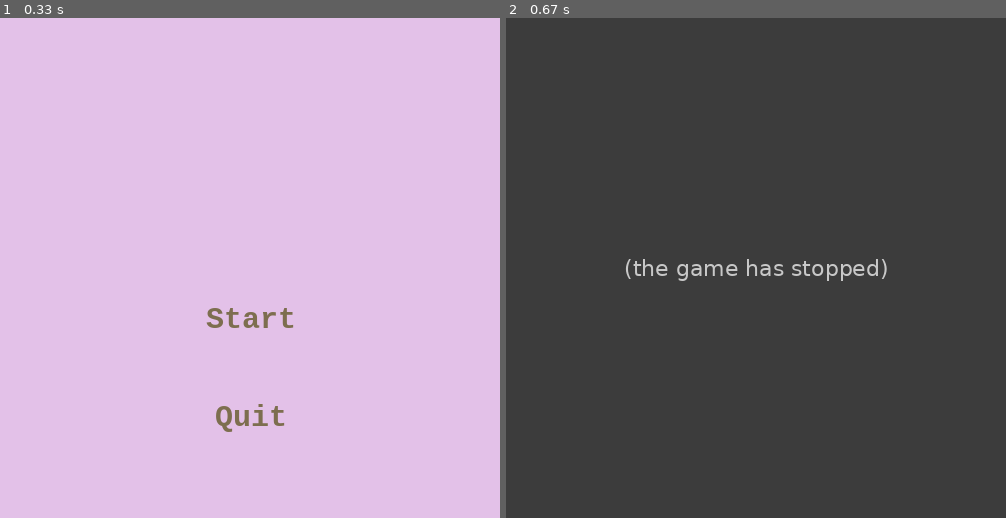
Above: before the commit, frames 1-2 (left to right).
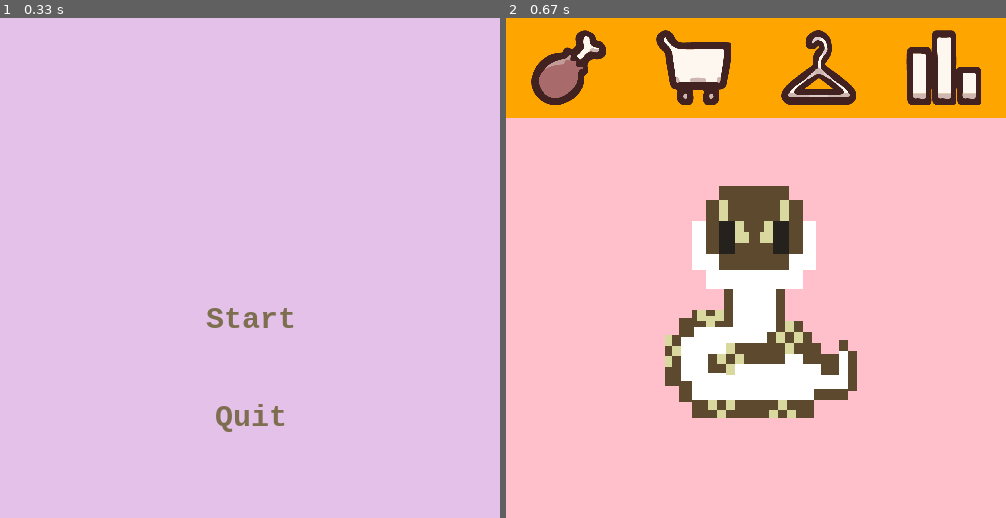
Above: after the commit, the same moments.

Repository: sammack3252/pygame
Game: pygame game, started from main.py
The game is run twice, just before and just after one commit, with the same random seed, the same clock (stepped at 60 frames per second) and the same inputs.
Inputs (mouse positions are in pixels of both pictures, inside the frame that each line leads up to):
- Up to frame 1 (0.33 s): no input
- Up to frame 2 (0.67 s): click (756, 318) at 0.38 s

Frame 1 is identical in both runs. In frame 2, 100% of the frame differs, in the area x 0-100%, y 0-100%.
Error before the commit: AttributeError: 'Game' object has no attribute 'foodIcon' (main.py line 192); the game stopped at 0.43 s (later frames are placeholders)

Commit message:
ok now it officially runs
i dont even know how or why this was broken 😭

Diff:
--- a/main.py
+++ b/main.py
@@ -32,11 +32,7 @@
         """
         self.mouse_over = False #indicates if the mouse is over the element
         #create the default image
-def create_surface_with_text(text, font_size, text_rgb, bg_rgb):
-    #returns surface with text written on
-    font = pygame.freetype.SysFont("Courier", font_size, bold=True)
-    surface, _ = font.render(text=text, fgcolor=text_rgb, bgcolor=bg_rgb)
-    return surface.convert_alpha()
+
 class UIElement(Sprite):
     #a user interface element that can be added to a surface
     def __init__(self, center_position, text, font_size, bg_rgb, text_rgb, action=None):
@@ -87,13 +83,13 @@
         #draws element onto a surface
         surface.blit(self.image, self.rect)
 
-# class Button:
-#     def __init__(self, x, y, image_name):
-#         self.x = x
-#         self.y = y
-#         self.image = image_name
-#         self.rect = self.image.get_rect()
-#         self.image_rect = pygame.Rect(x - self.rect.width/2, y - self.rect.height/2, self.rect.width, self.rect.height)
+class Button:
+    def __init__(self, x, y, image_name):
+        self.x = x
+        self.y = y
+        self.image = image_name
+        self.rect = self.image.get_rect()
+        self.image_rect = pygame.Rect(x - self.rect.width/2, y - self.rect.height/2, self.rect.width, self.rect.height)
 
 def main():
     pygame.init()
@@ -164,36 +160,39 @@
         pygame.display.set_caption("Python Pal")
         self.clock_tick = 60
         self.clock = pygame.time.Clock()
+
+
         #icons
-        #food_surface = pygame.Surface((75, 75))
         foodIcon = pygame.image.load(os.path.join(scriptDir, "graphics", "Icon_Food.png"))
         foodIcon = pygame.transform.scale(foodIcon, (75, 75))
-        food_rect = foodIcon.get_rect()
-
-        # cartIcon = pygame.image.load(os.path.join(scriptDir, "graphics", "Icon_Cart.png"))
-        # cartIcon = pygame.transform.scale(cartIcon, (75, 75))
-        # self.cart_button = Button((self.width/8 * 3), self.buttons_bar_height/2, cartIcon)
-        # hangerIcon = pygame.image.load(os.path.join(scriptDir, "graphics", "Icon_Hanger.png"))
-        # hangerIcon = pygame.transform.scale(hangerIcon, (75, 75))
-        # self.hanger_button = Button((self.width/8 * 5), self.buttons_bar_height/2, hangerIcon)
-        # statsIcon = pygame.image.load(os.path.join(scriptDir, "graphics", "Icon_Stats.png"))
-        # statsIcon = pygame.transform.scale(statsIcon, (75, 75))
-        # self.stats_button = Button((self.width/8 * 7), self.buttons_bar_height/2, statsIcon)
+        self.food_button = Button((self.width/8), self.buttons_bar_height/2, foodIcon)
+
+        cartIcon = pygame.image.load(os.path.join(scriptDir, "graphics", "Icon_Cart.png"))
+        cartIcon = pygame.transform.scale(cartIcon, (75, 75))
+        self.cart_button = Button((self.width/8 * 3), self.buttons_bar_height/2, cartIcon)
+
+        hangerIcon = pygame.image.load(os.path.join(scriptDir, "graphics", "Icon_Hanger.png"))
+        hangerIcon = pygame.transform.scale(hangerIcon, (75, 75))
+        self.hanger_button = Button((self.width/8 * 5), self.buttons_bar_height/2, hangerIcon)
+
+        statsIcon = pygame.image.load(os.path.join(scriptDir, "graphics", "Icon_Stats.png"))
+        statsIcon = pygame.transform.scale(statsIcon, (75, 75))
+        self.stats_button = Button((self.width/8 * 7), self.buttons_bar_height/2, statsIcon)
 
 
         #snakey
-        # snakeIcon = pygame.image.load(os.path.join(scriptDir, "graphics", "snakey.png"))
-        # snakeIcon = pygame.transform.scale(snakeIcon, (400, 400))
-        # self.snake_button = Button((250), 300, snakeIcon)
+        snakeIcon = pygame.image.load(os.path.join(scriptDir, "graphics", "snakey.png"))
+        snakeIcon = pygame.transform.scale(snakeIcon, (400, 400))
+        self.snake_button = Button((250), 300, snakeIcon)
 
     def draw_everything(self):
         self.screen.fill(self.background_color)
         pygame.draw.rect(self.screen, self.buttons_bar_color, pygame.Rect(0, 0, self.width, self.buttons_bar_height))
-        self.screen.blit(self.foodIcon, self.food_rect)
-        # self.screen.blit(self.cart_button.image, self.cart_button.image_rect)
-        # self.screen.blit(self.hanger_button.image, self.hanger_button.image_rect)
-        # self.screen.blit(self.stats_button.image, self.stats_button.image_rect)
-        # self.screen.blit(self.snake_button.image, self.snake_button.image_rect)
+        self.screen.blit(self.food_button.image, self.food_button.image_rect)
+        self.screen.blit(self.cart_button.image, self.cart_button.image_rect)
+        self.screen.blit(self.hanger_button.image, self.hanger_button.image_rect)
+        self.screen.blit(self.stats_button.image, self.stats_button.image_rect)
+        self.screen.blit(self.snake_button.image, self.snake_button.image_rect)
 
         pygame.display.update()
 
@@ -224,9 +223,7 @@
                 pygame.quit()
                 sys.exit()
             if event.type == pygame.MOUSEBUTTONDOWN and event.button == 1:
-                if food_button.image_rect.collidepoint(event.pos):
-                    print("food button clicked")
-        screen.fill(PINK)
+                screen.fill(PINK)
         ui_action = return_btn.update(pygame.mouse.get_pos(), mouse_up)
         if ui_action is not None:
             return ui_action
